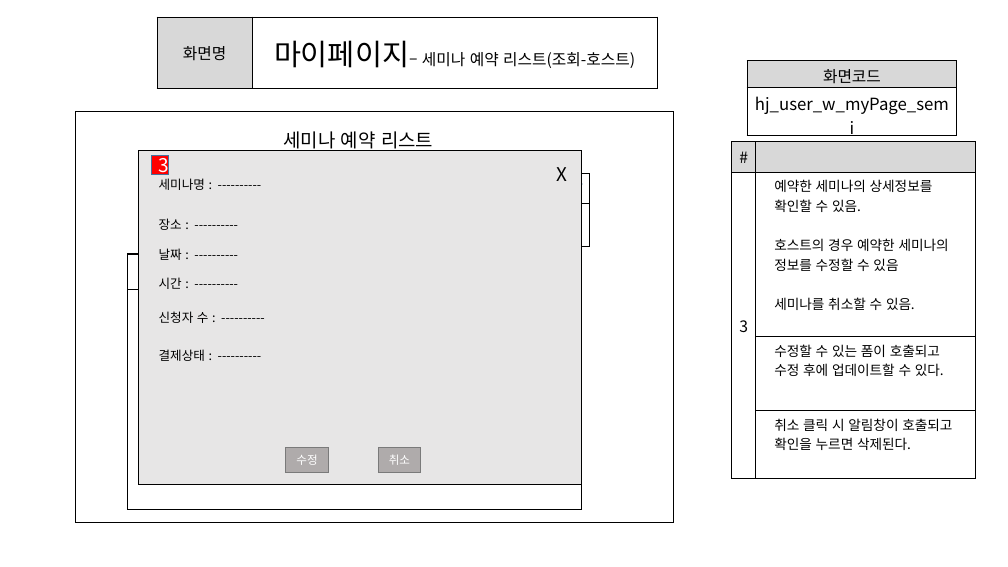
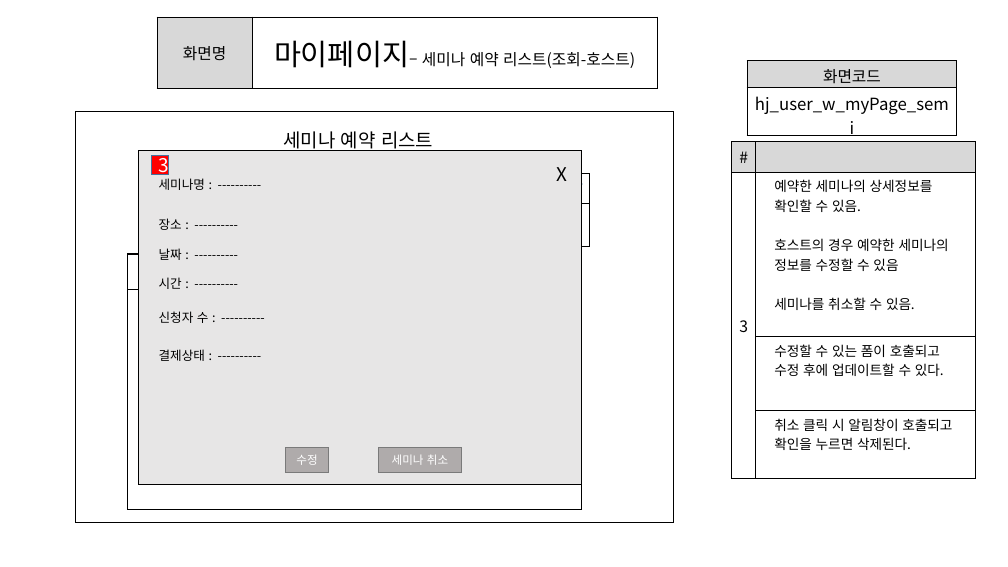
Before and after one commit to ezenteam2/e-Zone, a slide deck: slide 6 of 0 발표용 파워포인트/0403 1차발표/0403 project05 - 파워포인트 - 형준.pptx. Drawn at 1008x567 pixels with LibreOffice and Linux fonts; fonts in the diff are those of the drawing. Boxes give left, top, right and bottom in pixels: in the first picture for what was removed or moved away, otherwise in the second. Text is boxed around its words. In the diff, an @@ line names an element or a change of style, - is before the commit and + after.

```diff
--- a/0 발표용 파워포인트/0403 1차발표/0403 project05 - 파워포인트 - 형준.pptx
+++ b/0 발표용 파워포인트/0403 1차발표/0403 project05 - 파워포인트 - 형준.pptx
@@ rectangle "세미나 취소": place and size @@
-rectangle "세미나 취소" at (378, 448, 420, 473)
+rectangle "세미나 취소" at (378, 448, 462, 473)
@@ text in rectangle at (392, 454, 448, 465): text changed @@
-취소
+세미나 취소
```
Also in this commit, not shown: 2 other slides changed, 3 other files.
